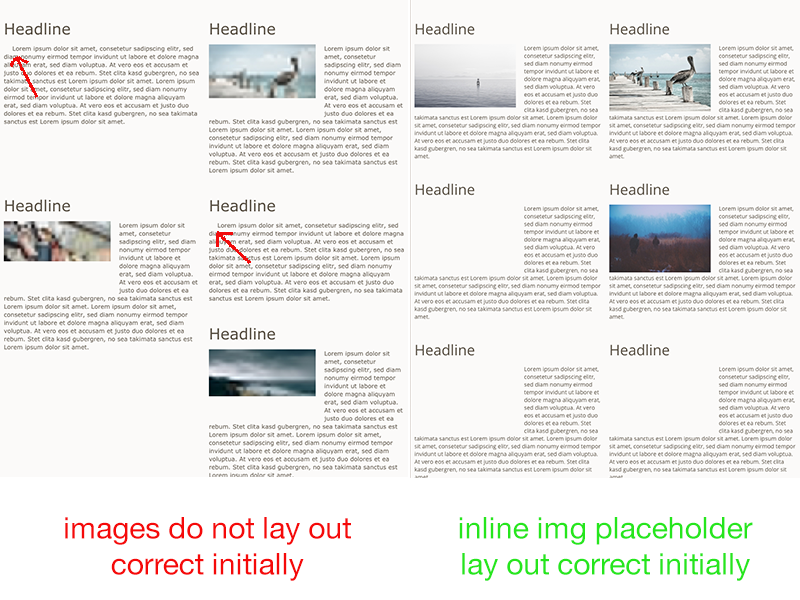
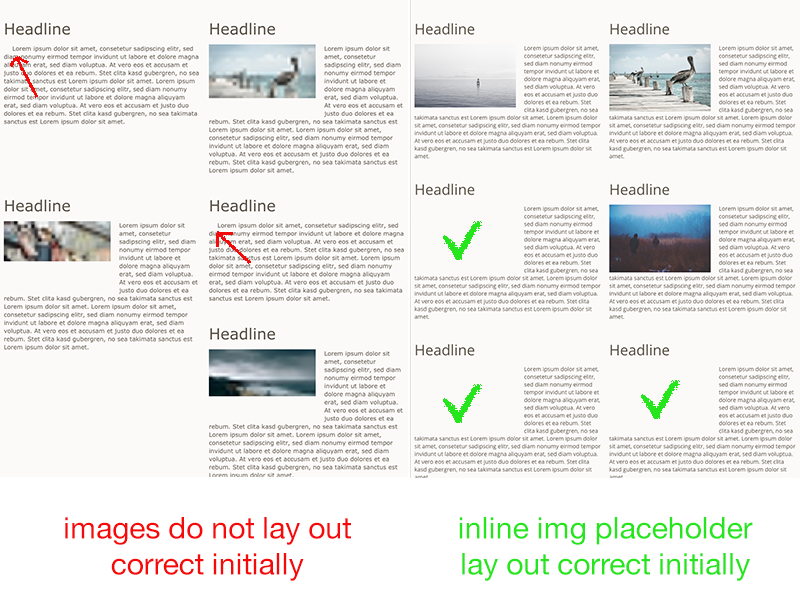
Layer changes from the first (800, 600) image to the second:
added layer "Ebene 2 Kopie 2" in group "Zeichenfläche 1" over [left=641, top=380, right=680, bottom=419]
added layer "Ebene 2 Kopie" in group "Zeichenfläche 1" over [left=443, top=384, right=482, bottom=423]
added layer "Ebene 2" in group "Zeichenfläche 1" over [left=443, top=221, right=482, bottom=260]
